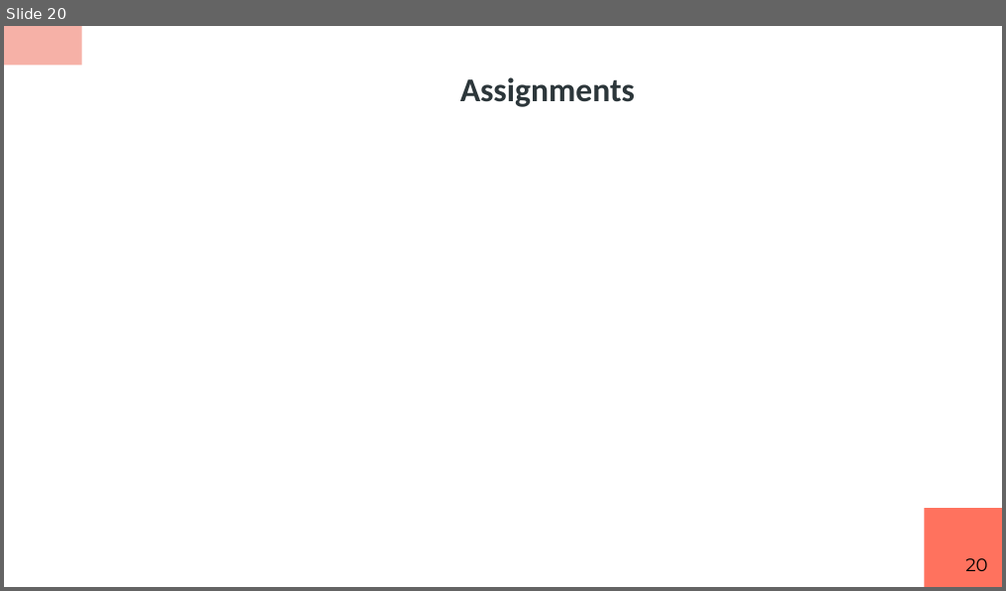
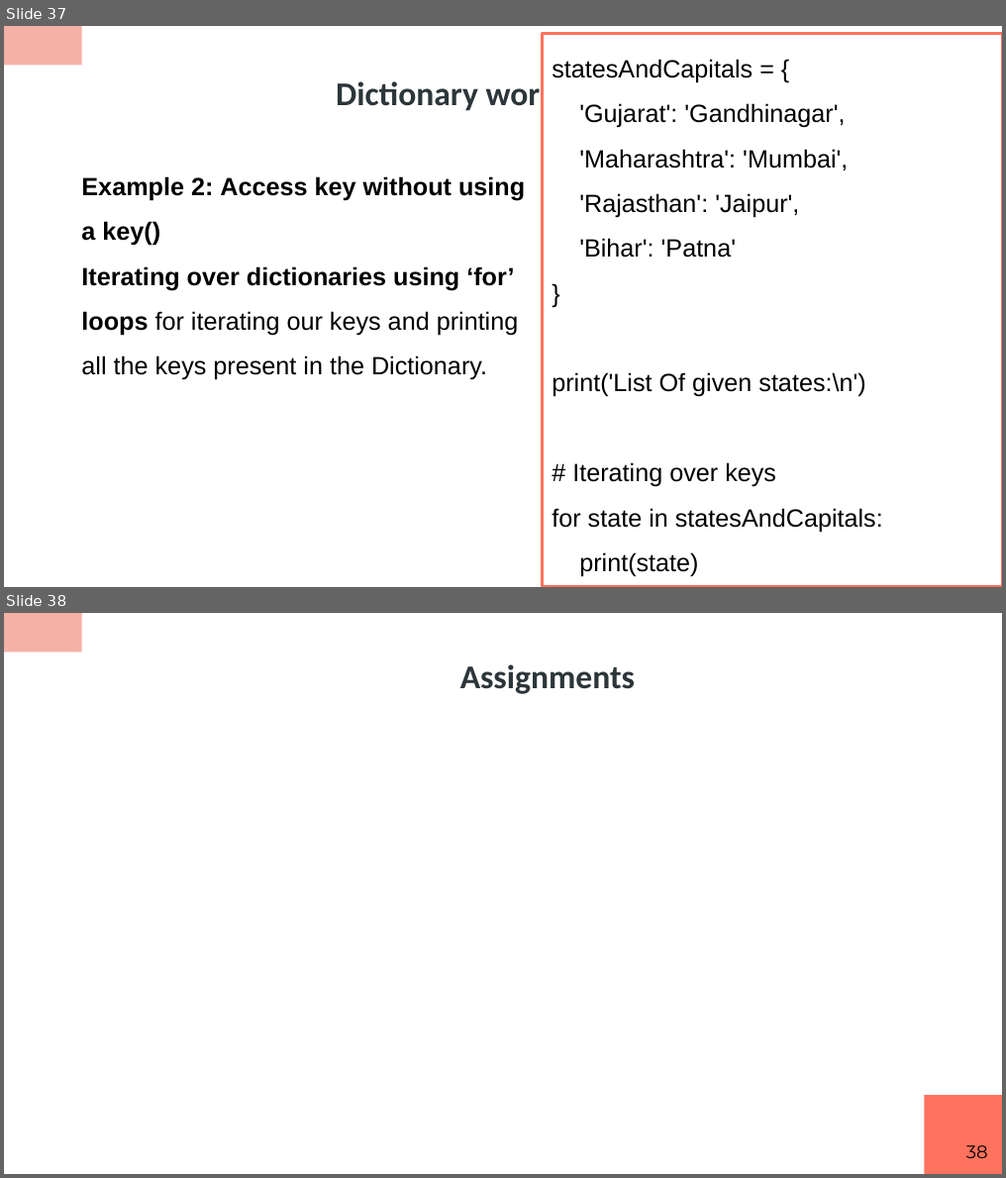
Before and after one commit to RashmivernekarN/ai_with_python_keonics, a slide deck: module2/ppt/Advanced Concepts Using Datastructures.pptx. Shown one above the other, each under a label of ours: slide 20 before the commit, slides 37 and 38 after it. The pictures are 1006x591 and 1006x1178 pixels, drawn with LibreOffice and Linux fonts; fonts in the diff are those of the drawing. Boxes give left, top, right and bottom in pixels: in the first picture for what was removed or moved away, otherwise in the second. Text is boxed around its words. In the diff, an @@ line names an element or a change of style, - is before the commit and + after.

```diff
--- a/module2/ppt/Advanced Concepts Using Datastructures.pptx
+++ b/module2/ppt/Advanced Concepts Using Datastructures.pptx
@@ slide 37 added at (4,26,1002,587), background #FFFFFF; not listed: 2 template elements that a slide beside it also shows @@
@@ rectangle added at (542,33,1002,586), fill #FFFFFF, outline #FF725E 2 pt, 18 pt, text #000000 @@
+statesAndCapitals = {
+'Gujarat': 'Gandhinagar',
+'Maharashtra': 'Mumbai',
+'Rajasthan': 'Jaipur',
+'Bihar': 'Patna'
+}
+print('List Of given states:\n')
+# Iterating over keys
+for state in statesAndCapitals:
+print(state)
@@ title added at (336,77,708,113), 24 pt, text #2C363A, bold @@
+Dictionary work with loops
@@ text added at (81,176,525,380), 18 pt, text #000000, bold @@
+Example 2: Access key without using a key()
+Iterating over dictionaries using ‘for’ loops for iterating our keys and printing all the keys present in the Dictionary.
@@ what was slide 20 is now slide 38 @@
@@ page number at (966,1146,988,1158): text changed @@
-20
+38
```
Also in this commit, not shown: 5 slides changed, 17 other slides added, 2 other files.
